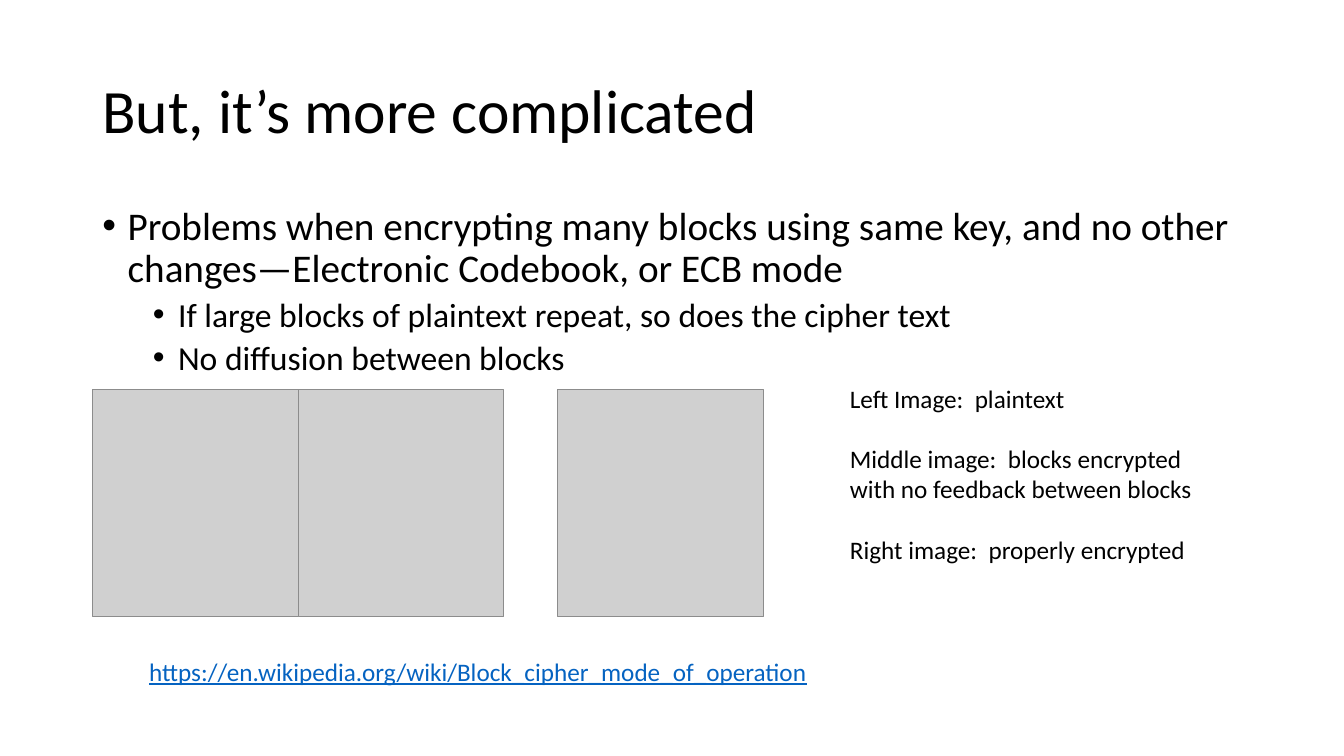
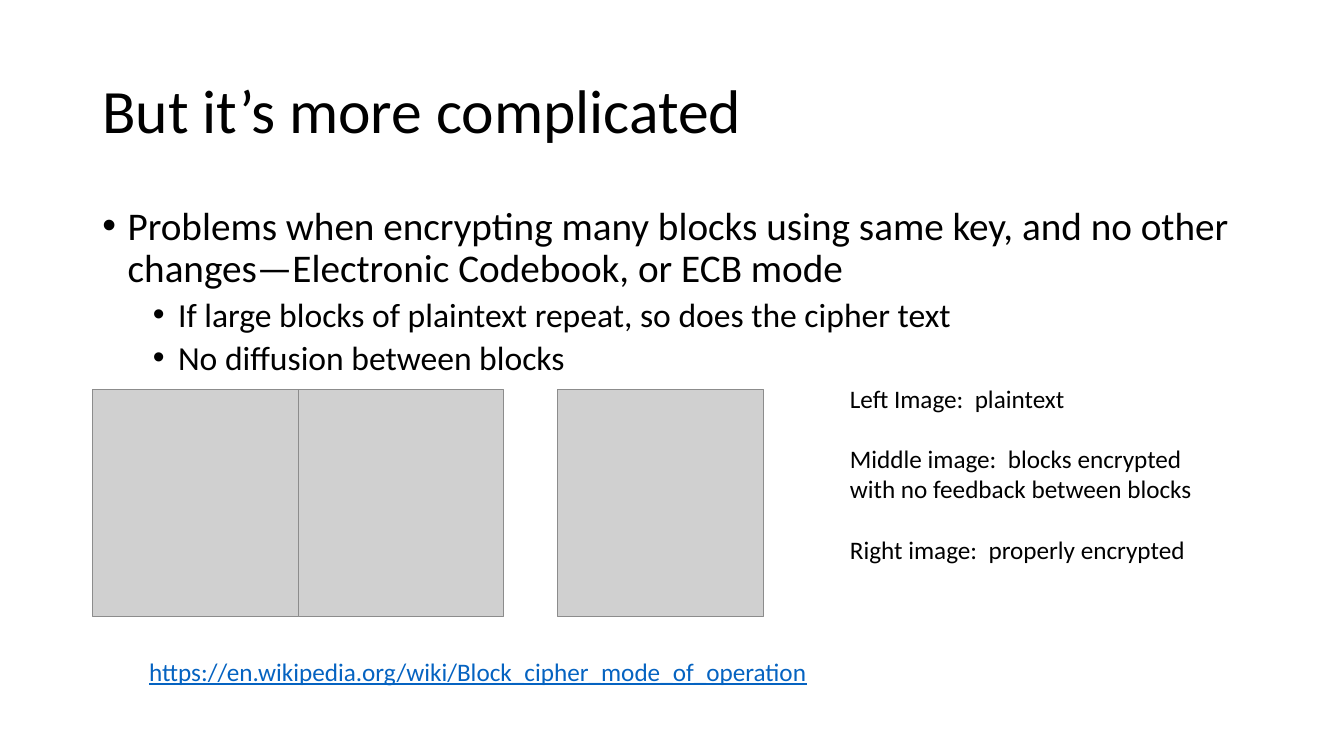
Before and after one commit to john-r2/CyberSec-Modules, a slide deck: slide 8 of 5.Crypto/Cryptology3-Symmetric-Encryption.pptx. Drawn at 1344x756 pixels with LibreOffice and Linux fonts; fonts in the diff are those of the drawing; grey boxes stand for pictures. Boxes give left, top, right and bottom in pixels: in the first picture for what was removed or moved away, otherwise in the second. Text is boxed around its words. In the diff, an @@ line names an element or a change of style, - is before the commit and + after.

```diff
--- a/5.Crypto/Cryptology3-Symmetric-Encryption.pptx
+++ b/5.Crypto/Cryptology3-Symmetric-Encryption.pptx
@@ title at [102, 90, 741, 143]: text changed @@
-But, it’s more complicated
+But it’s more complicated
```
Also in this commit, not shown: 4 other slides changed, 32 other files.
